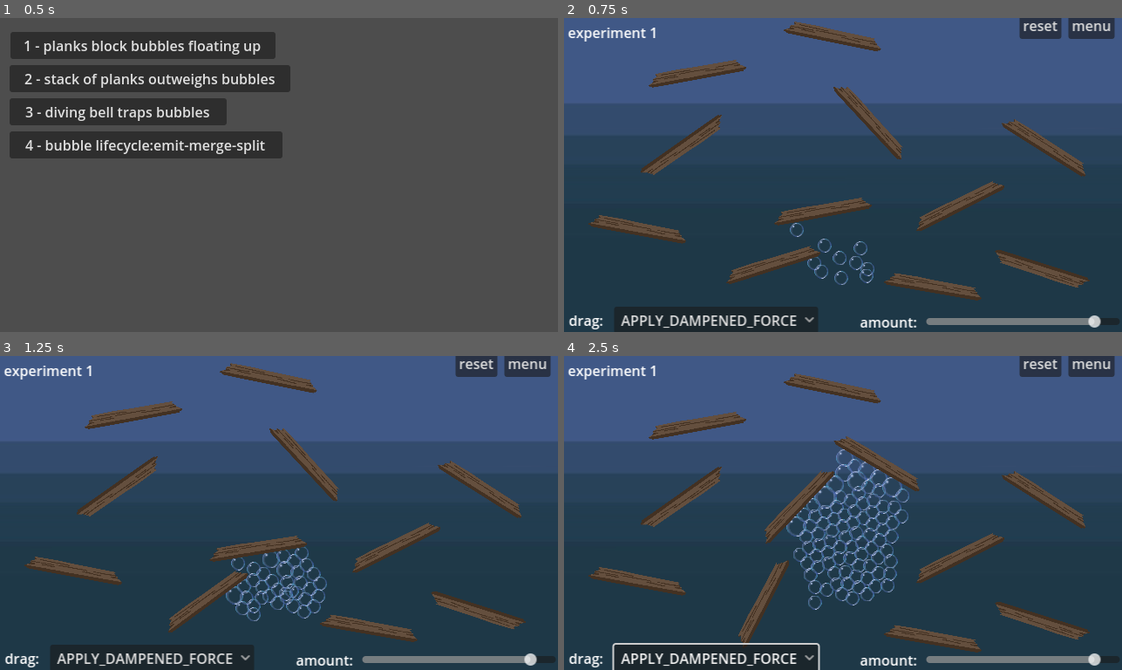
Above: before the commit, frames 1-4 (two rows, left to right).
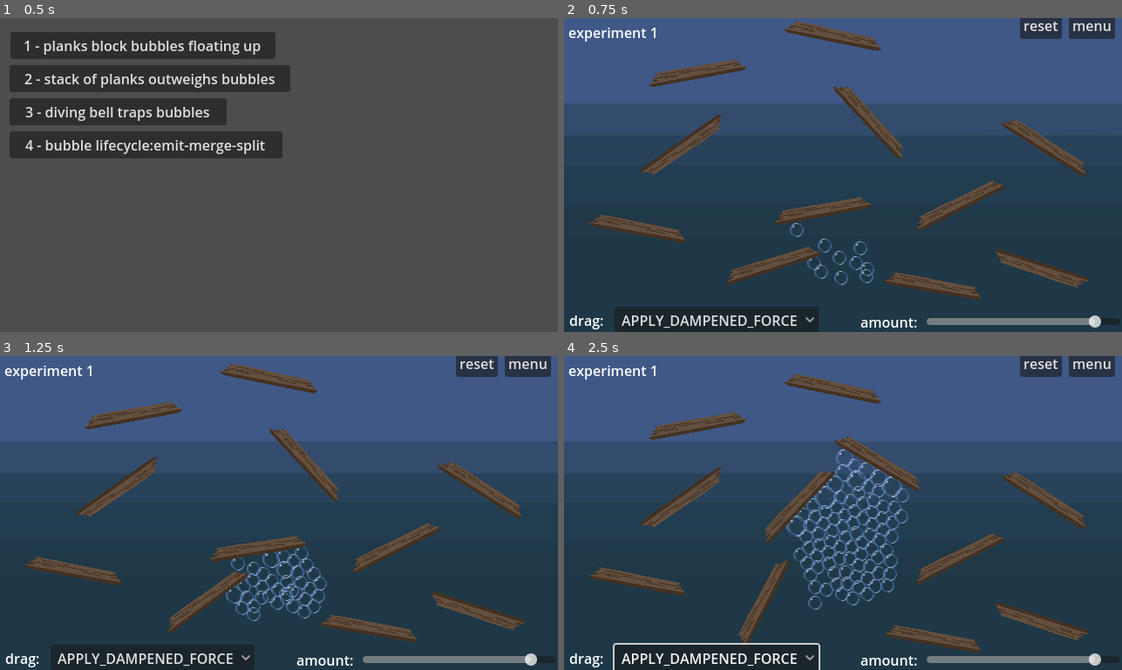
Above: after the commit, the same moments.

Repository: outrightmental/ggj25-bubble-up
Game: Godot game, scene res://scenes/main.tscn
The game is run twice, just before and just after one commit, with the same random seed, the same clock (stepped at 60 frames per second) and the same inputs.
Inputs:
- Up to frame 1 (0.5 s): no input
- Up to frame 2 (0.75 s): click "1 - planks block bubbles floa…" at 0.5 s
- Up to frame 3 (1.25 s): no input
- Up to frame 4 (2.5 s): click "APPLY_DAMPENED_FORCE" at 1.25 s; click "APPLY_DAMPENED_FORCE" at 2 s

Frame 1 is identical in both runs. In frame 2, 2.7% of the frame differs, in the area x 0-99%, y 0-100%; in frame 3, 2.1%; in frame 4, 2.8%.

Commit message:
Fix pixel art aliasing
- Set project rendering settings to fix pixel aliasing
  - Renderer → MSAA 2D anti-aliasing → 2x
  - 2D → Snap 2D Transforms to Pixel → On

Relates to #27

Diff:
--- a/project.godot
+++ b/project.godot
@@ -29,3 +29,5 @@
 
 renderer/rendering_method="gl_compatibility"
 renderer/rendering_method.mobile="gl_compatibility"
+anti_aliasing/quality/msaa_2d=1
+2d/snap/snap_2d_transforms_to_pixel=true
--- a/scenes/experiment_1/experiment_1.tscn
+++ b/scenes/experiment_1/experiment_1.tscn
@@ -5,7 +5,7 @@
 [ext_resource type="Script" path="res://models/bubble/bubble_emitter.gd" id="2_pu2sl"]
 [ext_resource type="PackedScene" uid="uid://gl5hdp43qnoj" path="res://models/controls/controls.tscn" id="4_ek408"]
 
-[node name="Experiment 1 Scene 2D" type="Node2D"]
+[node name="Experiment 1" type="Node2D"]
 
 [node name="BackgroundTest" type="Sprite2D" parent="."]
 position = Vector2(320, 180)
--- a/scenes/experiment_2/experiment_2.tscn
+++ b/scenes/experiment_2/experiment_2.tscn
@@ -5,7 +5,7 @@
 [ext_resource type="Script" path="res://models/bubble/bubble_emitter.gd" id="2_tmyns"]
 [ext_resource type="PackedScene" uid="uid://gl5hdp43qnoj" path="res://models/controls/controls.tscn" id="3_3dinx"]
 
-[node name="Experiment 1 Scene 2D" type="Node2D"]
+[node name="Experiment 2" type="Node2D"]
 
 [node name="BackgroundTest" type="Sprite2D" parent="."]
 position = Vector2(320, 180)
--- a/scenes/experiment_3/experiment_3.tscn
+++ b/scenes/experiment_3/experiment_3.tscn
@@ -6,7 +6,7 @@
 [ext_resource type="PackedScene" uid="uid://gl5hdp43qnoj" path="res://models/controls/controls.tscn" id="3_ex1rj"]
 [ext_resource type="PackedScene" uid="uid://dic112bb06qtg" path="res://models/movable/movable_diving_bell.tscn" id="4_ixh10"]
 
-[node name="Experiment 1 Scene 2D" type="Node2D"]
+[node name="Experiment 3" type="Node2D"]
 
 [node name="BackgroundTest" type="Sprite2D" parent="."]
 position = Vector2(320, 180)
--- a/scenes/experiment_4/experiment_4.tscn
+++ b/scenes/experiment_4/experiment_4.tscn
@@ -5,7 +5,7 @@
 [ext_resource type="PackedScene" uid="uid://d4cmqk53ynl56" path="res://models/movable/movable_plank.tscn" id="3_p8522"]
 [ext_resource type="PackedScene" uid="uid://gl5hdp43qnoj" path="res://models/controls/controls.tscn" id="3_scdhr"]
 
-[node name="Experiment 1 Scene 2D2" type="Node2D"]
+[node name="Experiment 4" type="Node2D"]
 
 [node name="BackgroundTest" type="Sprite2D" parent="."]
 position = Vector2(320, 180)
